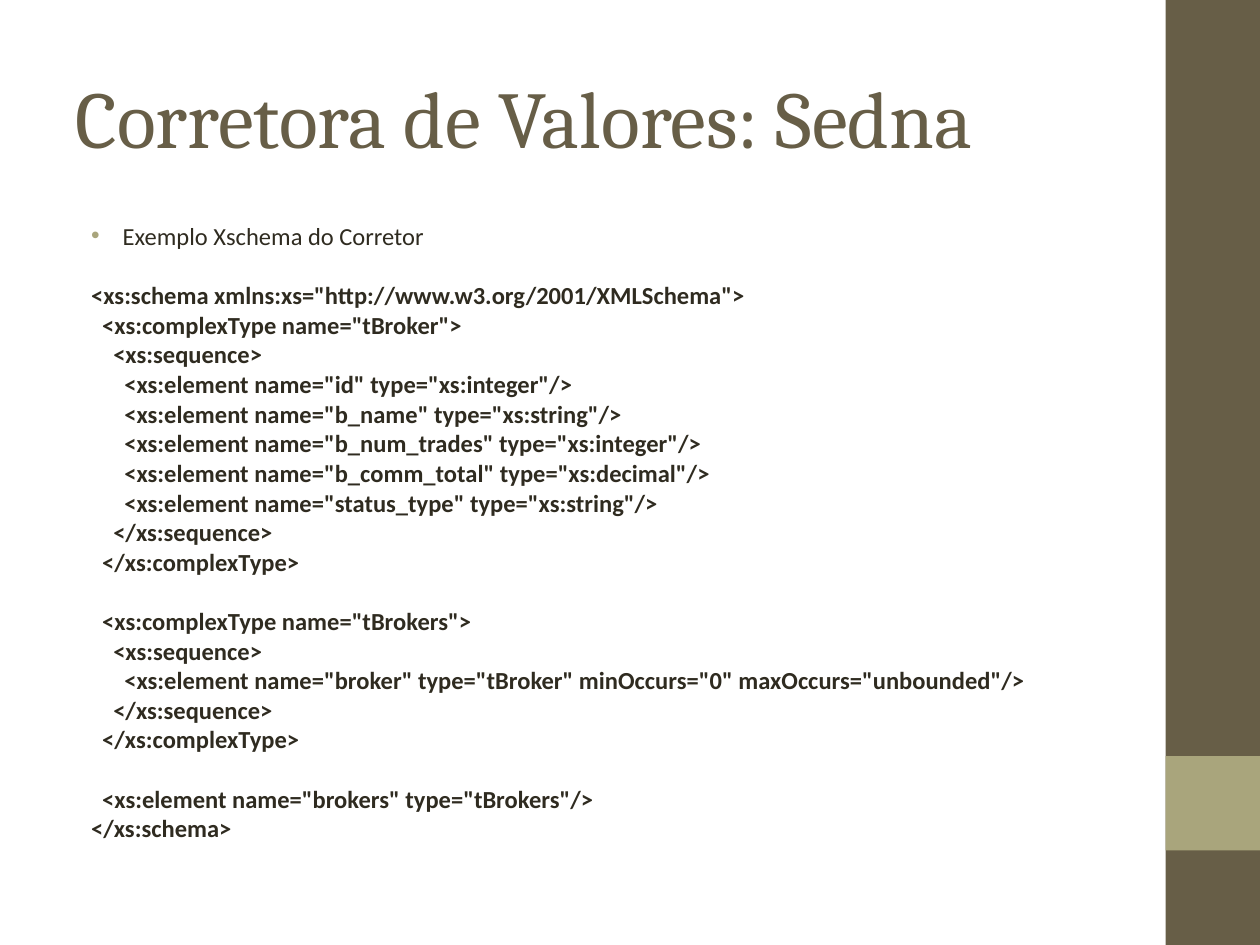
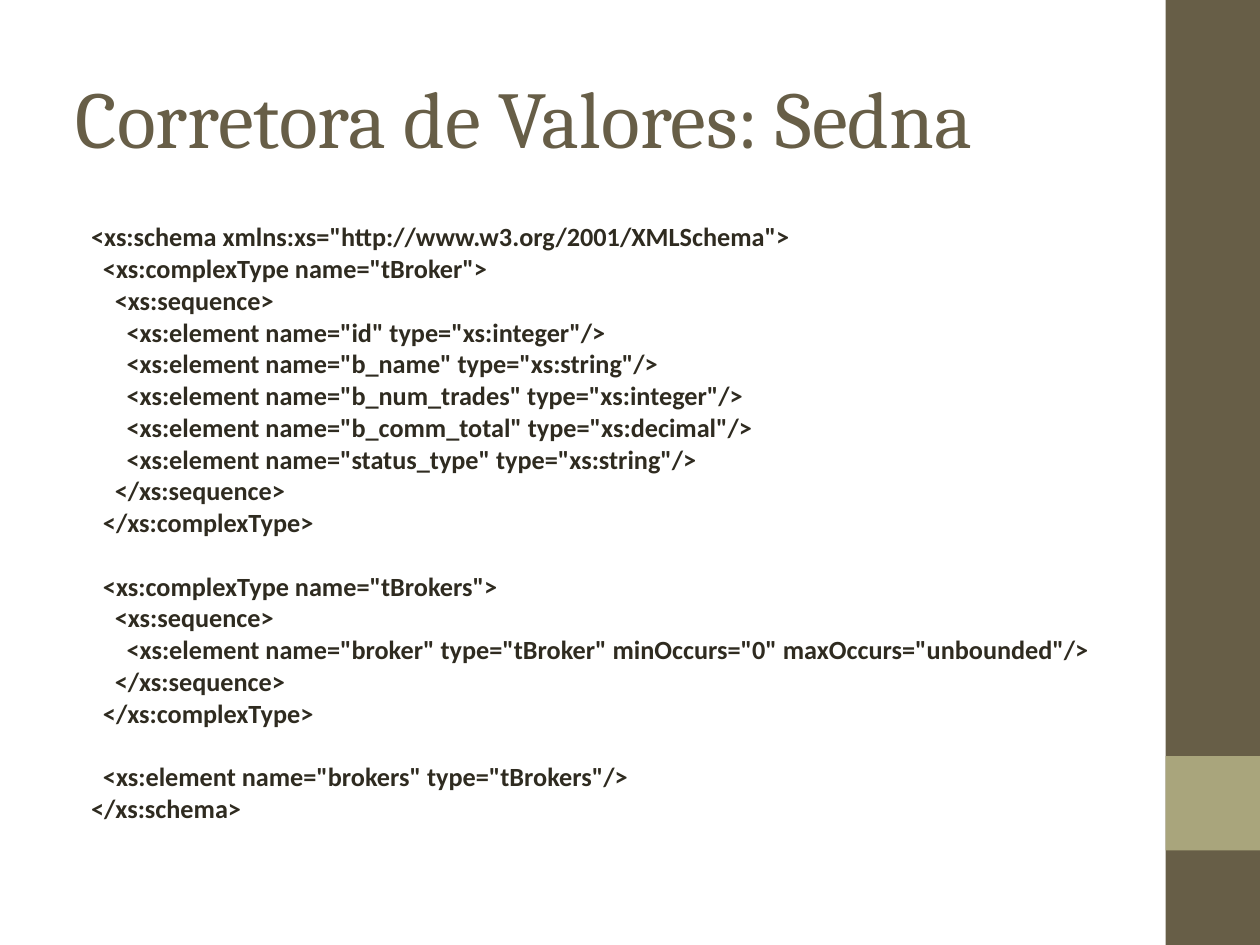
Before and after one commit to biacpaixao/Projeto_Final, a slide deck: slide 33 of apresentacao_projeto_final.ppt (slide 31 before the commit). Drawn at 1260x945 pixels with LibreOffice and Linux fonts; fonts in the diff are those of the drawing; background and template pictures are left out. Boxes give left, top, right and bottom in pixels: in the first picture for what was removed or moved away, otherwise in the second. Text is boxed around its words. In the diff, an @@ line names an element or a change of style, - is before the commit and + after.

```diff
--- a/apresentacao_projeto_final.ppt
+++ b/apresentacao_projeto_final.ppt
@@ text "<xs:schema xmlns:xs="http://www.w3.org/2001/XMLSchema">" at box(91, 227, 1088, 820): size 14 to 15 pt @@
@@ text at box(123, 228, 423, 249): paragraph removed @@
-• Exemplo Xschema do Corretor
```
Also in this commit, not shown: 7 slides added, 1 slide removed.
